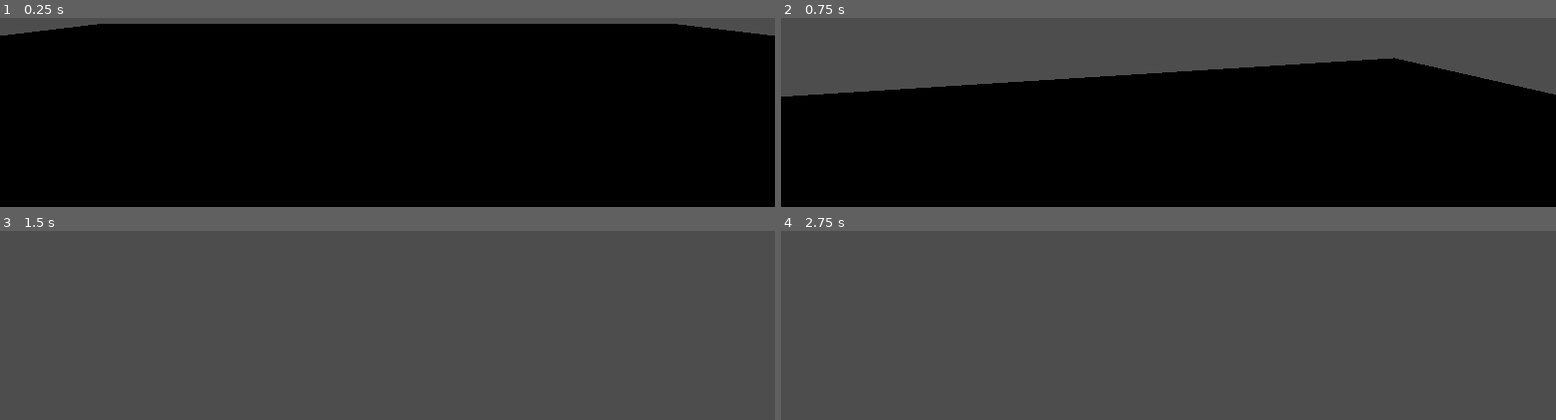
Above: before the commit, frames 1-4 (two rows, left to right).
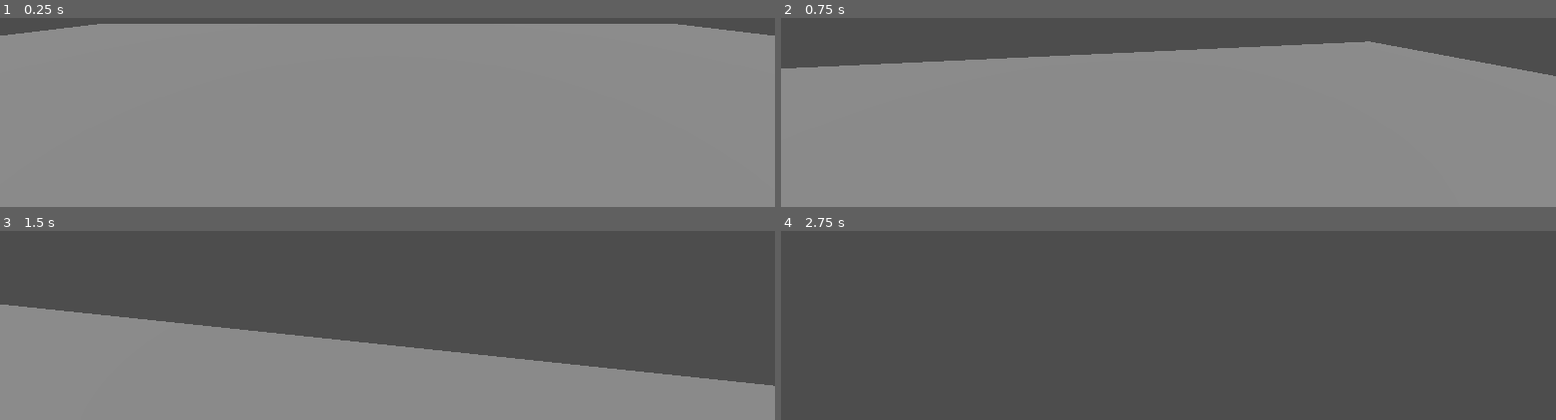
Above: after the commit, the same moments.

Repository: textstack/3dthing
Game: Godot game, scene res://areas/main.tscn
The game is run twice, just before and just after one commit, with the same random seed, the same clock (stepped at 60 frames per second) and the same inputs.
Inputs (mouse positions are in pixels of both pictures, inside the frame that each line leads up to):
- Up to frame 1 (0.25 s): no input
- Up to frame 2 (0.75 s): tap Enter at 0.5 s; move the mouse to (outside the picture) at 0.52 s; hold W (Move_Forward) from 0.53 s (still down); tap Space (Jump) at 0.6 s
- Up to frame 3 (1.5 s): keep holding W (Move_Forward); tap Space (Jump) at 0.77, 1.07, 1.35 s; move the mouse to (outside the picture) at 1.27 s
- Up to frame 4 (2.75 s): keep holding W (Move_Forward); tap Space (Jump) at 1.52, 1.82, 2, 2.1 s; move the mouse to (outside the picture) at 2.02 s

The runs differ from the first frame. In frame 1, 96% of the frame differs, in the area x 0-100%, y 3-100%; in frame 2, 80%; in frame 3, 40%; in frame 4, nothing differs.

Commit message:
improve movement

Diff:
--- a/areas/main.tscn
+++ b/areas/main.tscn
@@ -8,6 +8,10 @@
 
 [sub_resource type="BoxMesh" id="BoxMesh_ljri4"]
 size = Vector3(25, 1, 25)
+
+[sub_resource type="BoxShape3D" id="BoxShape3D_k0irt"]
+
+[sub_resource type="BoxMesh" id="BoxMesh_ss8b4"]
 
 [node name="Main" type="Node3D"]
 script = ExtResource("1_yugsj")
@@ -21,4 +25,27 @@
 [node name="MeshInstance3D" type="MeshInstance3D" parent="StaticBody3D"]
 mesh = SubResource("BoxMesh_ljri4")
 
+[node name="StaticBody3D2" type="StaticBody3D" parent="."]
+transform = Transform3D(1, 0, 0, 0, 1, 0, 0, 0, 1, 0, 0.5, 6)
+
+[node name="CollisionShape3D" type="CollisionShape3D" parent="StaticBody3D2"]
+shape = SubResource("BoxShape3D_k0irt")
+
+[node name="MeshInstance3D" type="MeshInstance3D" parent="StaticBody3D2"]
+transform = Transform3D(1, 0, 0, 0, 1, 0, 0, 0, 1, -0.0157642, -0.0595632, 0.0115147)
+mesh = SubResource("BoxMesh_ss8b4")
+
+[node name="StaticBody3D3" type="StaticBody3D" parent="."]
+transform = Transform3D(1, 0, 0, 0, 1, 0, 0, 0, 1, 0, 1.77005, 9.61371)
+
+[node name="CollisionShape3D" type="CollisionShape3D" parent="StaticBody3D3"]
+shape = SubResource("BoxShape3D_k0irt")
+
+[node name="MeshInstance3D" type="MeshInstance3D" parent="StaticBody3D3"]
+transform = Transform3D(1, 0, 0, 0, 1, 0, 0, 0, 1, -0.0157642, -0.0595632, 0.0115147)
+mesh = SubResource("BoxMesh_ss8b4")
+
 [node name="Char" parent="." instance=ExtResource("1_8jn0i")]
+
+[node name="DirectionalLight3D" type="DirectionalLight3D" parent="."]
+transform = Transform3D(0.999975, -0.00613251, 0.00366795, -0.00023584, 0.484704, 0.874679, -0.00714184, -0.874657, 0.48469, 0, 7.17011, 0)
--- a/objects/char.gd
+++ b/objects/char.gd
@@ -1,9 +1,11 @@
 extends CharacterBody3D
 
-const SPEED = 15
-const JUMP_VELOCITY = 10
+const SPEED = 10
+const JUMP_VELOCITY = 7
 
 var sens = 0.2
+
+var can_jump = false
 
 func _ready():
 	Input.mouse_mode = Input.MOUSE_MODE_CAPTURED
@@ -14,22 +16,31 @@
 		rotate_y(deg_to_rad(-event.relative.x * sens))
 		$Camera3D.rotate_x(deg_to_rad(-event.relative.y * sens))
 
+func damp(from, to, delta):
+	return lerp(from, to, 1 - exp(-18 * delta))
 
 func _physics_process(delta: float) -> void:
-	if not is_on_floor():
+	if is_on_floor():
+		can_jump = true
+	else:
 		velocity += get_gravity() * delta
 
-	if Input.is_action_just_pressed("Jump") and is_on_floor():
+	if Input.is_action_just_pressed("Jump") and can_jump:
+		can_jump = false
 		velocity.y = JUMP_VELOCITY
 
 	var input_dir := Input.get_vector("Move_Left", "Move_Right", "Move_Forward", "Move_Back")
 	var direction := (transform.basis * Vector3(input_dir.x, 0, input_dir.y)).normalized()
 
+	var vel = Vector3(0, 0, 0)
 	if direction:
-		velocity.x = direction.x * SPEED
-		velocity.z = direction.z * SPEED
+		vel.x = direction.x * SPEED
+		vel.z = direction.z * SPEED
 	else:
-		velocity.x = move_toward(velocity.x,0,SPEED)
-		velocity.z = move_toward(velocity.z,0,SPEED)
+		vel.x = 0
+		vel.z = 0
+
+	velocity.x = damp(velocity.x, vel.x, delta)
+	velocity.z = damp(velocity.z, vel.z, delta)
 
 	move_and_slide()
--- a/project.godot
+++ b/project.godot
@@ -47,3 +47,7 @@
 "events": [Object(InputEventKey,"resource_local_to_scene":false,"resource_name":"","device":0,"window_id":0,"alt_presse …(194 unchanged characters)…
 ]
 }
+
+[physics]
+
+3d/default_gravity=15.0
Not shown: 1 places in areas/main.tscn that only renumber resources
